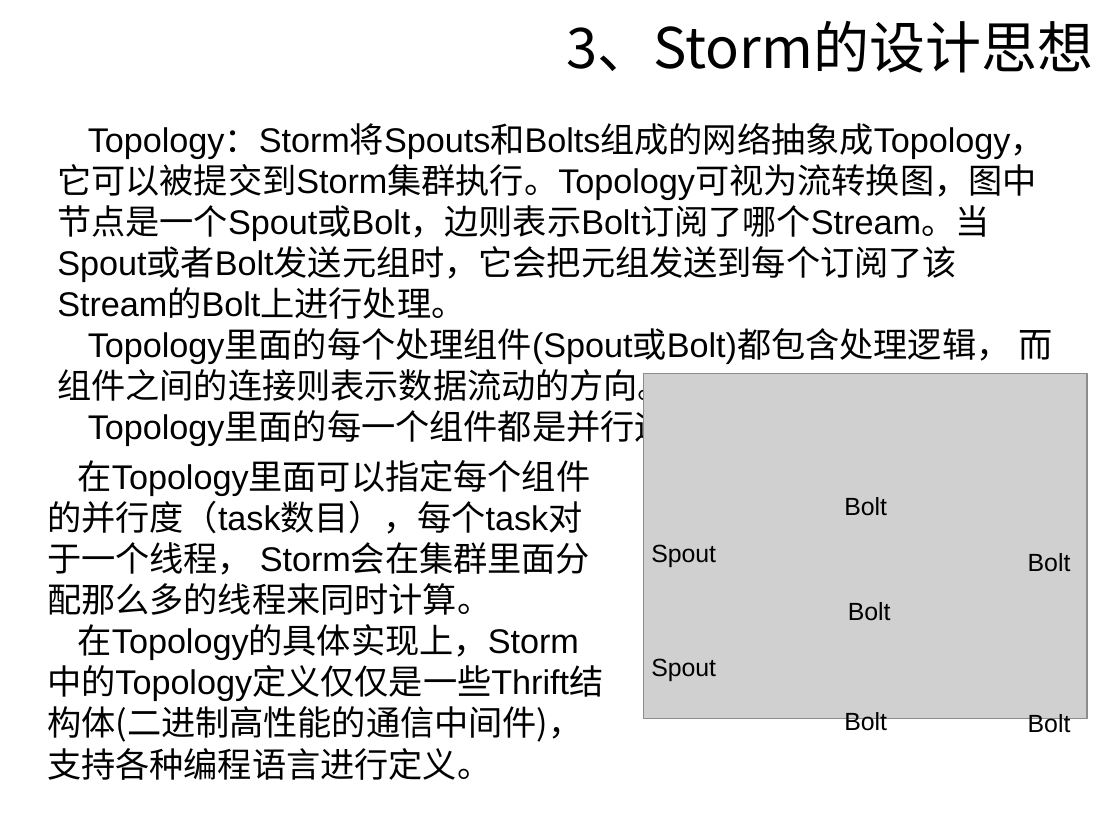
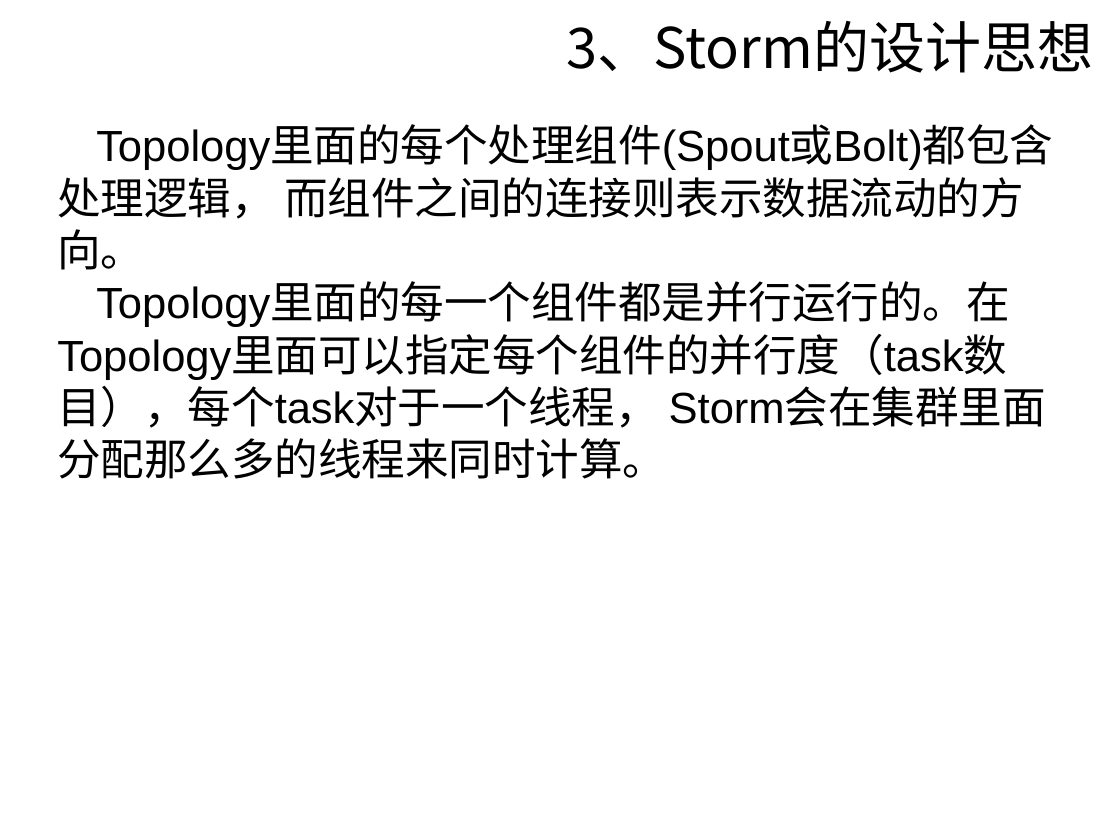
Before and after one commit to sunyisgithub/Git, a slide deck: slide 20 of Storm.ppt (slide 21 before the commit). Drawn at 1120x840 pixels with LibreOffice and Linux fonts; fonts in the diff are those of the drawing; grey boxes stand for pictures; background and template pictures are left out. Boxes give left, top, right and bottom in pixels: in the first picture for what was removed or moved away, otherwise in the second. Text is boxed around its words. In the diff, an @@ line names an element or a change of style, - is before the commit and + after.

```diff
--- a/Storm.ppt
+++ b/Storm.ppt
@@ text at (57,125,1045,319): paragraph removed @@
-Topology：Storm将Spouts和Bolts组成的网络抽象成Topology，它可以被提交到Storm集群执行。Topology可视为流转换图，图中节点是一个Spout或Bolt，边则表示Bolt订阅了哪个Stream。当Spout或者Bolt发送元组时，它会把元组发送到每个订阅了该Stream的Bolt上进行处理。
@@ text at (57,126,1053,270): size 22 to 28 pt in "Topology里面的每个处理组件(Spout或Bolt)都包含处理逻辑， 而组件之间的连接则表示数据流动的方向。" @@
@@ text at (57,283,1010,479): text changed; size 22 to 28 pt @@
-Topology里面的每一个组件都是并行运行的。
+Topology里面的每一个组件都是并行运行的。在Topology里面可以指定每个组件的并行度（task数目），每个task对于一个线程， Storm会在集群里面分配那么多的线程来同时计算。
@@ text removed at (47,460,591,780) @@
-在Topology里面可以指定每个组件的并行度（task数目），每个task对于一个线程， Storm会在集群里面分配那么多的线程来同时计算。
-在Topology的具体实现上，Storm中的Topology定义仅仅是一些Thrift结构体(二进制高性能的通信中间件)，支持各种编程语言进行定义。
@@ group removed at (643,373,1086,738): 7 texts, 1 picture @@
-Spout
-Spout
-Bolt
-Bolt
-Bolt
-Bolt
-Bolt
```
Also in this commit, not shown: 23 other slides changed, 20 slides added, 13 slides removed.
